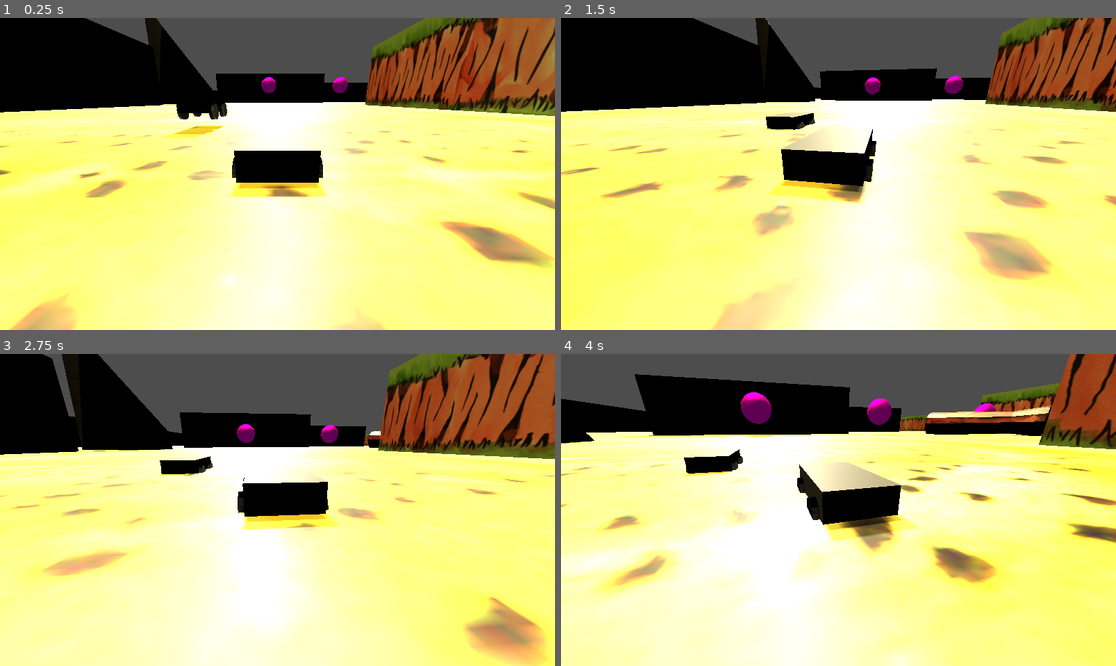
Above: before the commit, frames 1-4 (two rows, left to right).
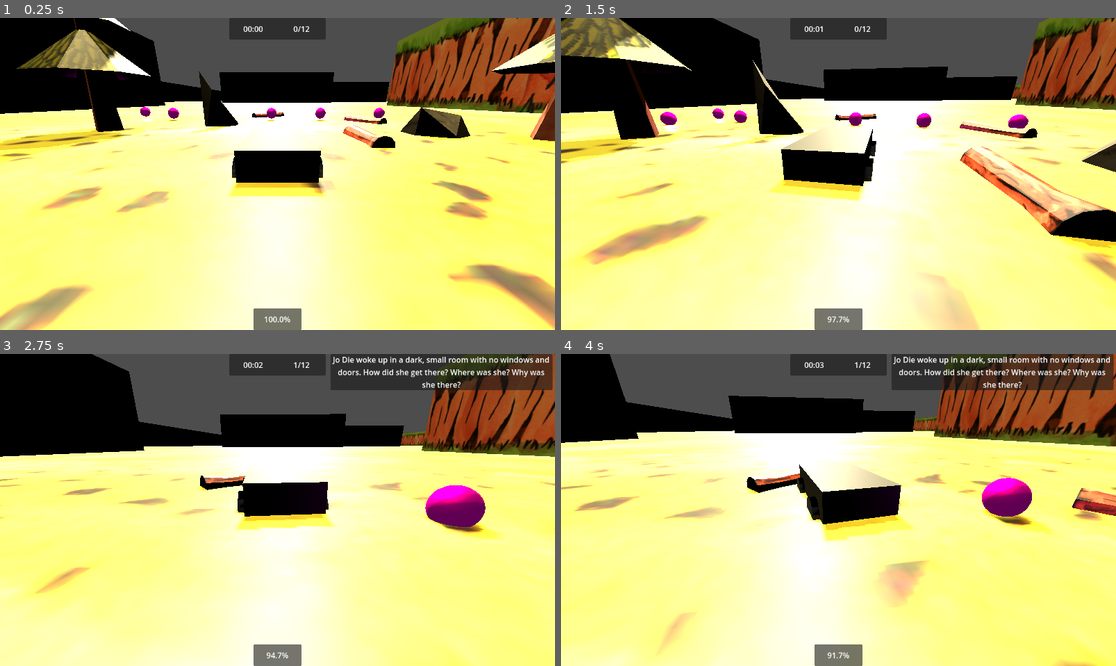
Above: after the commit, the same moments.

Repository: MilanVasko/ludum-dare-54
Game: Godot game, scene res://main.tscn
Two runs of this game, one before a commit and one after it. Both use one fixed random seed, a clock stepped at 60 frames per second and the inputs below. Sound files missing from this copy of the repository are replaced by a short silence.
Inputs (mouse positions are in pixels of both pictures, inside the frame that each line leads up to):
- Up to frame 1 (0.25 s): no input
- Up to frame 2 (1.5 s): move the mouse to (866, 174) at 0.52 s; hold W (forward) from 0.53 s (still down); move the mouse to (810, 174) at 1.27 s
- Up to frame 3 (2.75 s): keep holding W (forward); move the mouse to (288, 503) at 2.02 s
- Up to frame 4 (4 s): keep holding W (forward); move the mouse to (832, 516) at 2.77 s; move the mouse to (877, 513) at 3.52 s

The runs differ from the first frame. In frame 1, 36% of the frame differs, in the area x 0-100%, y 0-100%; in frame 2, 47%; in frame 3, 42%; in frame 4, 53%.

Commit message:
Show popups with books

Diff:
--- /dev/null
+++ b/book_preview/book_preview.gd
@@ -0,0 +1,13 @@
+extends PanelContainer
+
+@export var self_destruct := false
+@export var time_to_live := 5.0
+
+func set_text(new_text: String) -> void:
+	$Label.text = new_text
+
+func _process(delta: float) -> void:
+	if self_destruct:
+		time_to_live -= delta
+		if time_to_live <= 0.0:
+			queue_free()
--- /dev/null
+++ b/book_preview/book_preview.tscn
@@ -0,0 +1,19 @@
+[gd_scene load_steps=2 format=3 uid="uid://c8wyqk8v4xusk"]
+
+[ext_resource type="Script" path="res://book_preview/book_preview.gd" id="1_bje3h"]
+
+[node name="BookPreview" type="PanelContainer"]
+anchors_preset = 15
+anchor_right = 1.0
+anchor_bottom = 1.0
+grow_horizontal = 2
+grow_vertical = 2
+script = ExtResource("1_bje3h")
+
+[node name="Label" type="Label" parent="."]
+layout_mode = 2
+size_flags_vertical = 1
+text = "Jo Die woke up in a dark, small room with no windows and doors. How did she get there? Where was she? Why was she here?"
+horizontal_alignment = 1
+vertical_alignment = 1
+autowrap_mode = 2
--- /dev/null
+++ b/book_preview_panel/book_preview_panel.gd
@@ -0,0 +1,13 @@
+extends VBoxContainer
+
+@export var self_destruct_instances: bool
+@export var book_text_keeper_path: NodePath
+@onready var book_text_keeper := get_node(book_text_keeper_path)
+
+var book_preview_scene := preload("res://book_preview/book_preview.tscn")
+
+func _on_found_book_index_updated() -> void:
+	var instance := book_preview_scene.instantiate()
+	instance.self_destruct = self_destruct_instances
+	instance.set_text(book_text_keeper.fetch_latest_text())
+	add_child(instance)
--- /dev/null
+++ b/book_preview_panel/book_preview_panel.tscn
@@ -0,0 +1,9 @@
+[gd_scene load_steps=2 format=3 uid="uid://bu78usiehtjte"]
+
+[ext_resource type="Script" path="res://book_preview_panel/book_preview_panel.gd" id="1_wfqy0"]
+
+[node name="BookPreviewPanel" type="VBoxContainer" groups=["book_subscriber"]]
+anchors_preset = 10
+anchor_right = 1.0
+grow_horizontal = 2
+script = ExtResource("1_wfqy0")
--- /dev/null
+++ b/book_text_keeper/book_text_keeper.gd
@@ -0,0 +1,25 @@
+extends Node
+
+var current_index := -1
+
+const texts: Array[String] = [
+	"Jo Die woke up in a dark, small room with no windows and doors. How did she get there? Where was she? Why was she there?",
+	"Jo stood up and looked around herself. There was one small source of light right next to her. A small lamp.",
+	"The lamp was weird for one reason. It was electrical, but not connected to any source of electricity!",
+	"Jo looked at it. It made no sense. How could it be?",
+	"But there was no time to lose. She needed to get out of there.",
+	"Jo grabbed the lamp, since it was a light source and she was smart and knew it could help her.",
+	"Looking around the room she found a little green plant and a key. But there were no doors.",
+	"So she went to look around the walls for some kind of a keyhole, but... Nothing.",
+	"Jo is becoming more and more desperate. She starts to pond on the walls.",
+	"Suddenly when she punches one wall, a keyhole appears and she tries to insert the key.",
+	"The key fits and secret door is opened and Jo carefully steps out of the room, still holding the lamp.",
+	"But on the outside, there is only another, similar room with message written on the wall saying: YOU CAN'T ESCAPE LIMITED SPACE."
+]
+
+func fetch_latest_text() -> String:
+	return texts[current_index]
+
+func _on_book_found() -> void:
+	current_index += 1
+	get_tree().call_group("book_subscriber", "_on_found_book_index_updated")
--- /dev/null
+++ b/book_text_keeper/book_text_keeper.tscn
@@ -0,0 +1,6 @@
+[gd_scene load_steps=2 format=3 uid="uid://cf5vq6dk58a5w"]
+
+[ext_resource type="Script" path="res://book_text_keeper/book_text_keeper.gd" id="1_yq5js"]
+
+[node name="BookTextKeeper" type="Node" groups=["book_subscriber"]]
+script = ExtResource("1_yq5js")
--- /dev/null
+++ b/hud/hud.gd
@@ -0,0 +1 @@
+extends Control
--- a/hud/hud.tscn
+++ b/hud/hud.tscn
@@ -1,9 +1,13 @@
-[gd_scene load_steps=5 format=3 uid="uid://cd1dcvn41457k"]
+[gd_scene load_steps=9 format=3 uid="uid://cd1dcvn41457k"]
 
 [ext_resource type="PackedScene" uid="uid://baif8kyaxf76q" path="res://hud_time/time.tscn" id="1_q6un6"]
+[ext_resource type="Script" path="res://hud/hud.gd" id="1_q8j5u"]
 [ext_resource type="PackedScene" uid="uid://b716w73tibqwd" path="res://hud_score/score.tscn" id="2_yxe5x"]
 [ext_resource type="PackedScene" uid="uid://c8p26nw5wr6hc" path="res://hud_win_panel/win_panel.tscn" id="3_ad68h"]
 [ext_resource type="PackedScene" uid="uid://bstsgisrbdki7" path="res://hud_fuel/fuel.tscn" id="4_lghy1"]
+[ext_resource type="PackedScene" uid="uid://bu78usiehtjte" path="res://book_preview_panel/book_preview_panel.tscn" id="5_wyxgi"]
+[ext_resource type="Script" path="res://hud/pause_book_preview_panel.gd" id="7_68rm4"]
+[ext_resource type="PackedScene" uid="uid://cf5vq6dk58a5w" path="res://book_text_keeper/book_text_keeper.tscn" id="8_1t4p6"]
 
 [node name="HUD" type="Control"]
 layout_mode = 3
@@ -12,6 +16,7 @@
 anchor_bottom = 1.0
 grow_horizontal = 2
 grow_vertical = 2
+script = ExtResource("1_q8j5u")
 
 [node name="TopPanel" type="Panel" parent="."]
 layout_mode = 1
@@ -51,3 +56,35 @@
 
 [node name="Fuel" parent="BottomPanel" instance=ExtResource("4_lghy1")]
 layout_mode = 1
+
+[node name="BookPreviewPanel" type="Control" parent="."]
+process_mode = 3
+layout_mode = 1
+anchor_left = 0.5
+anchor_right = 1.0
+offset_left = 110.0
+offset_right = -5.0
+grow_horizontal = 2
+
+[node name="BookPreviewPanel" parent="BookPreviewPanel" instance=ExtResource("5_wyxgi")]
+layout_mode = 1
+anchors_preset = -1
+self_destruct_instances = true
+book_text_keeper_path = NodePath("../../BookTextKeeper")
+
+[node name="PauseBookPreviewPanel" type="Control" parent="."]
+process_mode = 3
+layout_mode = 1
+anchor_left = 0.15
+anchor_top = 0.15
+anchor_right = 0.85
+anchor_bottom = 0.85
+grow_horizontal = 2
+script = ExtResource("7_68rm4")
+
+[node name="BookPreviewPanel" parent="PauseBookPreviewPanel" instance=ExtResource("5_wyxgi")]
+layout_mode = 1
+anchors_preset = -1
+book_text_keeper_path = NodePath("../../BookTextKeeper")
+
+[node name="BookTextKeeper" parent="." instance=ExtResource("8_1t4p6")]
--- /dev/null
+++ b/hud/pause_book_preview_panel.gd
@@ -0,0 +1,23 @@
+extends Control
+
+func _ready() -> void:
+	hide_popup()
+
+func _process(_delta: float) -> void:
+	if Input.is_action_just_pressed("ui_cancel"):
+		toggle_popup()
+
+func toggle_popup() -> void:
+	set_popup_visible(!visible)
+
+func show_popup() -> void:
+	set_popup_visible(true)
+
+func hide_popup() -> void:
+	set_popup_visible(false)
+
+func set_popup_visible(value: bool) -> void:
+	visible = value
+	get_tree().paused = value
+	Input.mouse_mode = Input.MOUSE_MODE_VISIBLE if value else Input.MOUSE_MODE_CAPTURED
+	# $MainMenu.grab_focus()
--- a/level1/level1.tscn
+++ b/level1/level1.tscn
@@ -31,6 +31,33 @@
 
 [node name="ScoreCollectible3" parent="." instance=ExtResource("3_4kr6o")]
 transform = Transform3D(1, 0, 0, 0, 1, 0, 0, 0, 1, -4.74943, 0, 13.3837)
+
+[node name="ScoreCollectible4" parent="." instance=ExtResource("3_4kr6o")]
+transform = Transform3D(1, 0, 0, 0, 1, 0, 0, 0, 1, 9.68991, 0, 13.3837)
+
+[node name="ScoreCollectible5" parent="." instance=ExtResource("3_4kr6o")]
+transform = Transform3D(1, 0, 0, 0, 1, 0, 0, 0, 1, 14.062, 0, 10.895)
+
+[node name="ScoreCollectible6" parent="." instance=ExtResource("3_4kr6o")]
+transform = Transform3D(1, 0, 0, 0, 1, 0, 0, 0, 1, 14.062, 0, 15.9922)
+
+[node name="ScoreCollectible7" parent="." instance=ExtResource("3_4kr6o")]
+transform = Transform3D(1, 0, 0, 0, 1, 0, 0, 0, 1, 14.062, 0, -7.89741)
+
+[node name="ScoreCollectible8" parent="." instance=ExtResource("3_4kr6o")]
+transform = Transform3D(1, 0, 0, 0, 1, 0, 0, 0, 1, 2.54538, 0, -7.89741)
+
+[node name="ScoreCollectible9" parent="." instance=ExtResource("3_4kr6o")]
+transform = Transform3D(1, 0, 0, 0, 1, 0, 0, 0, 1, -4.30777, 0, -7.89741)
+
+[node name="ScoreCollectible10" parent="." instance=ExtResource("3_4kr6o")]
+transform = Transform3D(1, 0, 0, 0, 1, 0, 0, 0, 1, -4.30777, 0, -14.2706)
+
+[node name="ScoreCollectible11" parent="." instance=ExtResource("3_4kr6o")]
+transform = Transform3D(1, 0, 0, 0, 1, 0, 0, 0, 1, 2.72148, 0, -14.2706)
+
+[node name="ScoreCollectible12" parent="." instance=ExtResource("3_4kr6o")]
+transform = Transform3D(1, 0, 0, 0, 1, 0, 0, 0, 1, 2.72148, 0, -17.0811)
 
 [node name="DirectionalLight3D" type="DirectionalLight3D" parent="."]
 transform = Transform3D(0.999971, -0.003692, 0.006681, -0.00415754, 0.470601, 0.882336, -0.00640167, -0.882338, 0.470572, 0, 8.58721, 0)
--- a/main.tscn
+++ b/main.tscn
@@ -1,16 +1,14 @@
-[gd_scene load_steps=4 format=3 uid="uid://dovgqieigtghl"]
+[gd_scene load_steps=6 format=3 uid="uid://dovgqieigtghl"]
 
-[ext_resource type="PackedScene" uid="uid://kf16ugkwc4lc" path="res://player_car/player_car.tscn" id="1_cpk7c"]
 [ext_resource type="PackedScene" uid="uid://bup6esxve74eg" path="res://level1/level1.tscn" id="2_rmndt"]
-[ext_resource type="MeshLibrary" path="res://tiles.tres" id="3_l2kcd"]
+[ext_resource type="MeshLibrary" uid="uid://483nlax0m2fl" path="res://tiles.tres" id="3_l2kcd"]
+[ext_resource type="PackedScene" uid="uid://du8wtgoqyub2d" path="res://ingame_music/ingame_music.tscn" id="3_unyfd"]
+[ext_resource type="PackedScene" uid="uid://cd1dcvn41457k" path="res://hud/hud.tscn" id="4_pwh6i"]
+[ext_resource type="PackedScene" uid="uid://chvqe8d3h05qp" path="res://time_keeper/time_keeper.tscn" id="5_ivkrp"]
 
 [node name="Main" type="Node3D"]
 
-[node name="Car" parent="." instance=ExtResource("1_cpk7c")]
-transform = Transform3D(1, 0, 0, 0, 1, 0, 0, 0, 1, -0.11652, 1.6295, -0.0835676)
-
 [node name="Level1" parent="." instance=ExtResource("2_rmndt")]
-transform = Transform3D(10, 0, 0, 0, 10, 0, 0, 0, 10, 0, 0, 0)
 
 [node name="OmniLight3D" type="DirectionalLight3D" parent="."]
 transform = Transform3D(1, 0, 0, 0, 0.77332, 0.634015, 0, -0.634015, 0.77332, 0, 6.36696, 6.3523)
@@ -23,3 +21,10 @@
 data = {
 "cells": PackedInt32Array(65535, 9, 1048578, 0, 9, 1048576, 1, 9, 1048576, 2, 9, 1048576, 2, 8, 1048576, 2, 7, 2, 3, 7, …(17481 unchanged characters)…
 }
+
+[node name="HUD" parent="." instance=ExtResource("4_pwh6i")]
+mouse_filter = 1
+
+[node name="IngameMusic" parent="." instance=ExtResource("3_unyfd")]
+
+[node name="TimeKeeper" parent="." instance=ExtResource("5_ivkrp")]
--- a/player_car/player_car.gd
+++ b/player_car/player_car.gd
@@ -9,10 +9,6 @@
 
 const STEER_SPEED := 5.0
 var steer_angle := 0.0
-
-func _process(_delta: float) -> void:
-	if Input.is_action_just_pressed("ui_cancel"):
-		get_tree().quit()
 
 func _physics_process(delta: float) -> void:
 	var throttle_amount := Input.get_action_strength("forward") - Input.get_action_strength("backward")
--- a/score_collectible/score_collectible.gd
+++ b/score_collectible/score_collectible.gd
@@ -5,4 +5,5 @@
 func _on_body_entered(body: Node3D) -> void:
 	if body.has_method("add_score"):
 		body.add_score(SCORE_AMOUNT)
+		get_tree().call_group("book_subscriber", "_on_book_found")
 		queue_free()
Not shown: 6 places in tiles.tres that only renumber resources
